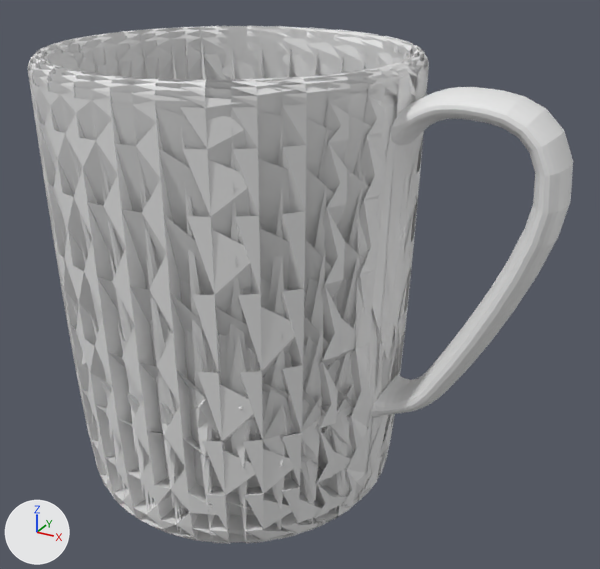
The OBJ model Datasets/UnifiedPreprocessed/Data/Mug/m509_02_translated.obj as it was, and as the next commit left it.
Both versions are drawn from a 50 mm camera at (0.813, -1.275, 0.675) aimed at (0.117, -0.009, 0.042). Arrows for +X, +Y and +Z are at lower left; the lights stay in place. The older version comes first. Where no turn or scale is listed for an object, it has been applied to the vertices. Vertices at exactly the same position are counted once.

Objects in the first picture: 'm509_02_translated'.
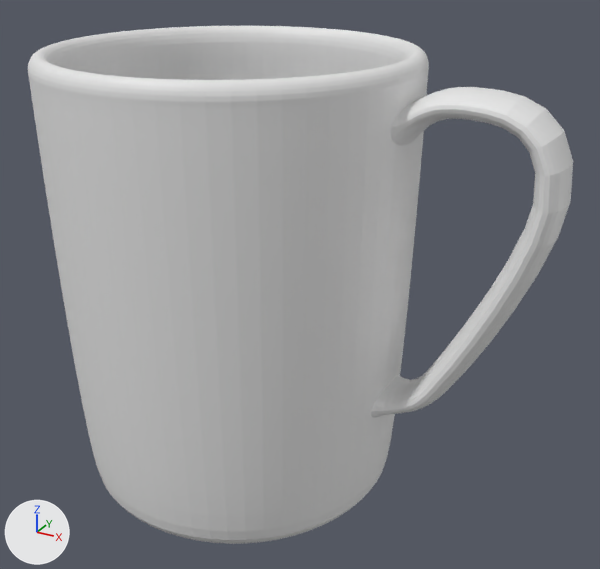
The newer file is also turned or shifted as a whole; pictures and numbers use the older file's frame.

Where the change shows, as pixel boxes (x1, y1, x2, y2) in the pictures (600 x 569 px):
part 1 of me_m509_02_translated, built on
    after: (28, 26, 568, 544)

Diff of the bpy script that builds the scene:
```diff
--- a/Datasets/UnifiedPreprocessed/Data/Mug/m509_02_translated.obj.py
+++ b/Datasets/UnifiedPreprocessed/Data/Mug/m509_02_translated.obj.py
@@ me_m509_02_translated @@
 # used by ob_m509_02_translated; location = (0.0, 0.0, 0.0)
-me_m509_02_translated.from_pydata(...)  # 5855 vertices, 11707 faces; spans x -0.363..0.587, y -0.359..0.331, z -0.395..0.469
+me_m509_02_translated.from_pydata(...)  # 8987 vertices, 17916 faces; spans x -0.363..0.587, y -0.359..0.331, z -0.395..0.469
+# me_m509_02_translated part 1: 1 vertex removed from x -0.014, y -0.021, z -0.31; 3130 vertices added at x -0.363..0.572, y -0.357..0.33, z -0.395..0.469
+# other edits to the shape of me_m509_02_translated do not show in these pictures
```
